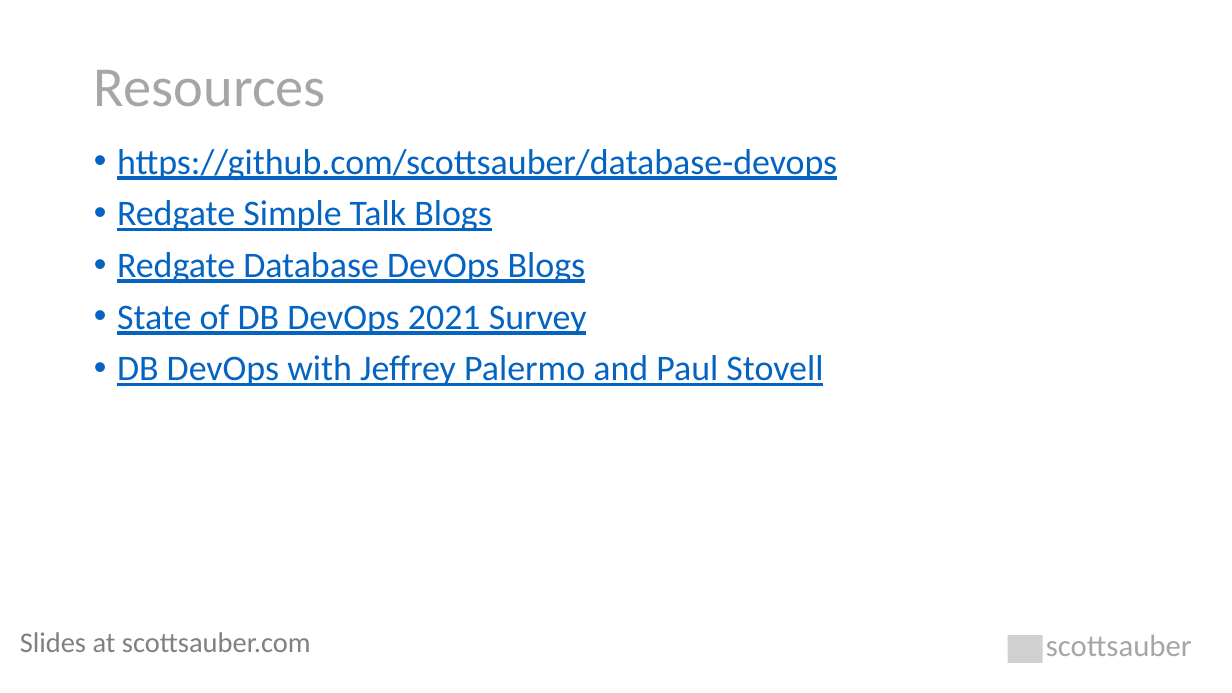
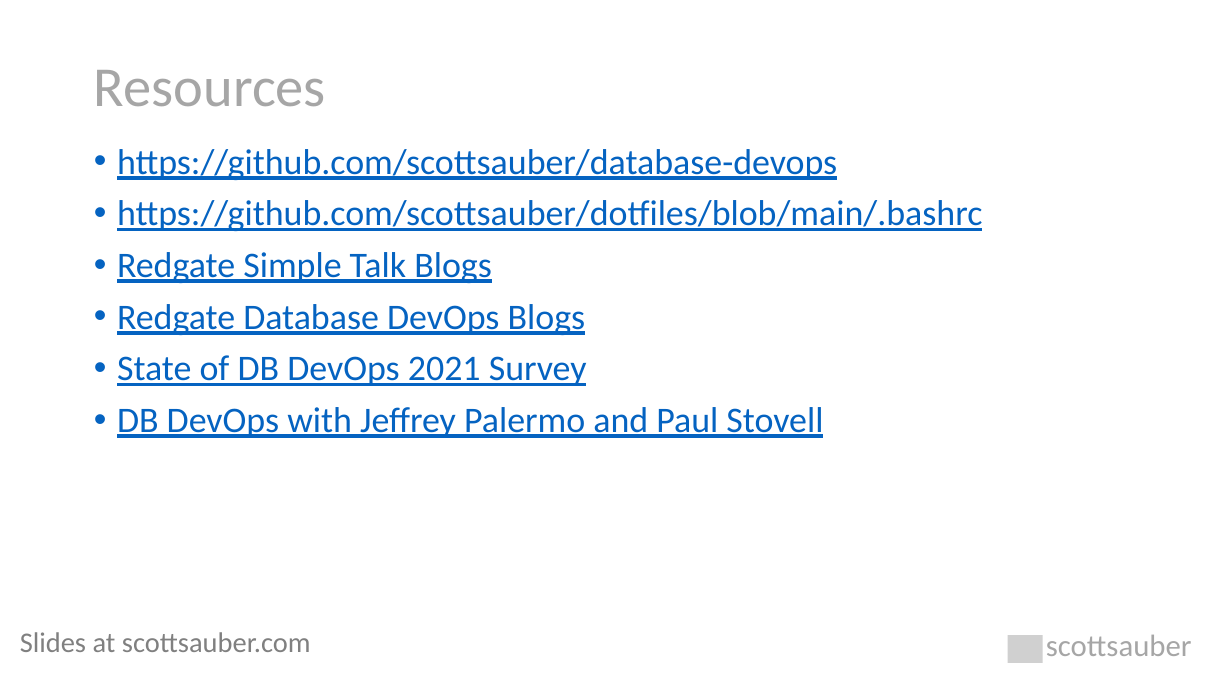
Before and after one commit to scottsauber/talks, a slide deck: slide 33 of 2022-05-11-NDCLondon-DatabaseDevOps/database-devops.pptx. Drawn at 1232x693 pixels with LibreOffice and Linux fonts; fonts in the diff are those of the drawing; grey boxes stand for pictures. Boxes give left, top, right and bottom in pixels: in the first picture for what was removed or moved away, otherwise in the second. Text is boxed around its words. In the diff, an @@ line names an element or a change of style, - is before the commit and + after.

```diff
--- a/2022-05-11-NDCLondon-DatabaseDevOps/database-devops.pptx
+++ b/2022-05-11-NDCLondon-DatabaseDevOps/database-devops.pptx
@@ text at (x1=117, y1=200, x2=982, y2=231): paragraph added @@
+• https://github.com/scottsauber/dotfiles/blob/main/.bashrc
```
Also in this commit, not shown: 9 other slides changed, 1 slide added, 1 slide removed.
